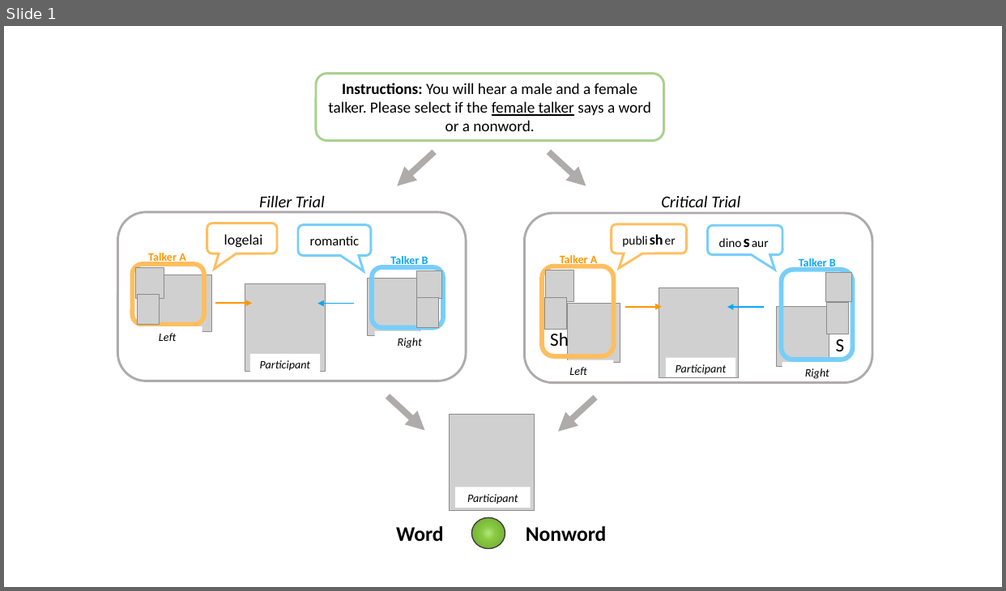
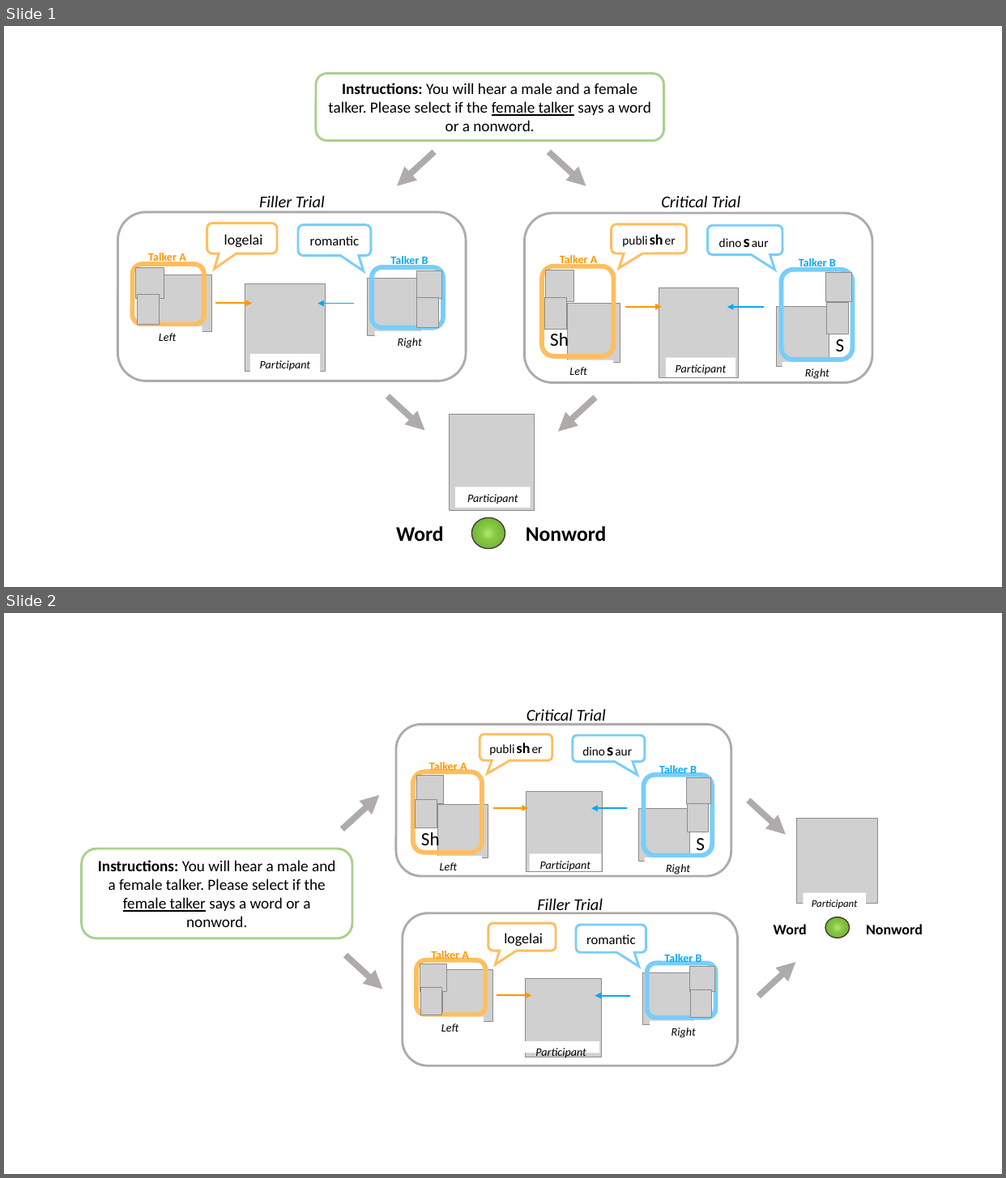
Before and after one commit to Magnolia-S/SI.SP, a slide deck: Writeups/Design Figures.pptx. Shown one above the other, each under a label of ours: slide 1 before the commit, slides 1 and 2 after it. The pictures are 1006x591 and 1006x1178 pixels, drawn with LibreOffice and Linux fonts; fonts in the diff are those of the drawing; grey boxes stand for pictures. Boxes give left, top, right and bottom in pixels: in the first picture for what was removed or moved away, otherwise in the second. Text is boxed around its words. In the diff, an @@ line names an element or a change of style, - is before the commit and + after.

```diff
--- a/Writeups/Design Figures.pptx
+++ b/Writeups/Design Figures.pptx
@@ slide 2 added at (x1=4, y1=613, x2=1002, y2=1174), background #FFFFFF @@
@@ arrow added from (343, 829) to (380, 795), #AFABAB 6 pt @@
@@ arrow added from (748, 800) to (786, 835), #AFABAB 6 pt @@
@@ rounded rectangle added at (x1=82, y1=849, x2=353, y2=939), outline #A9D18E 2.25 pt, 15 pt, text #000000 @@
+Instructions: You will hear a male and a female talker. Please select if the female talker says a word or a nonword.
@@ group added at (x1=396, y1=709, x2=731, y2=876): 7 pictures, 5 texts, 3 rectangles, 3 rounded rectangles, 2 arrows, 2 rounded speech boxes @@
+Participant
+dino s aur
+Right
+Talker B
+publi sh er
+Left
+Talker A
+Critical Trial
+Sh
+S
@@ group added at (x1=774, y1=818, x2=923, y2=939): 2 texts, 1 ellipse, 1 picture, 1 rectangle @@
+Word
+Nonword
+Participant
@@ group added at (x1=403, y1=898, x2=738, y2=1066): 7 pictures, 3 texts, 3 rectangles, 3 rounded rectangles, 2 arrows, 2 rounded speech boxes @@
+Filler Trial
+Participant
+Right
+Talker B
+Left
+Talker A
+logelai
+romantic
@@ arrow added from (345, 955) to (383, 990), #AFABAB 6 pt @@
@@ arrow added from (759, 996) to (796, 963), #AFABAB 6 pt @@
```
Also in this commit, not shown: 6 other files.
